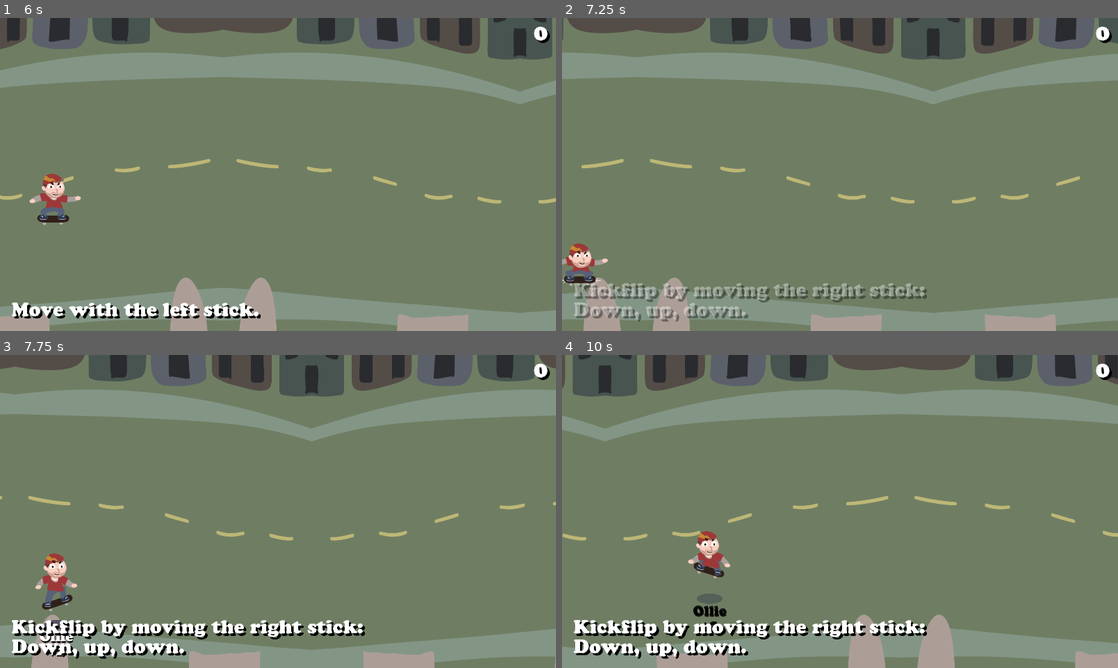
Above: before the commit, frames 1-4 (two rows, left to right).
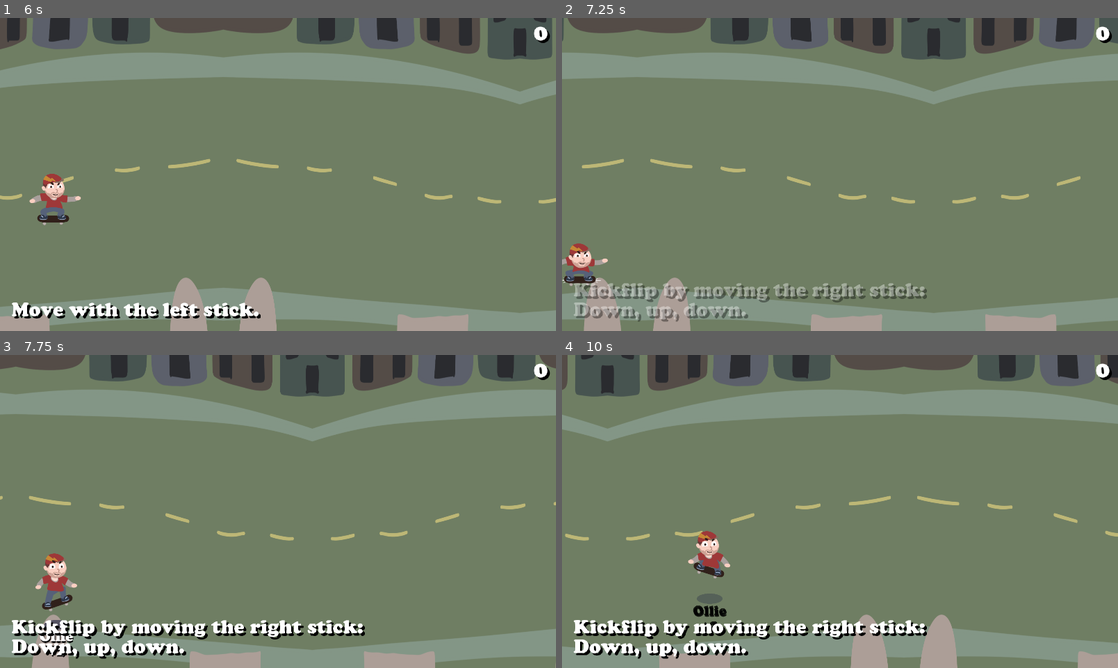
Above: after the commit, the same moments.

Repository: proximadams/The-Radical-Adventures-of-Chris-Pointon
Game: Godot game, scene res://scenes/TitleScreen.tscn
Same seed, same stepped clock (60 frames per second), same inputs: the game is played once before the commit and once after it.
Inputs (mouse positions are in pixels of both pictures, inside the frame that each line leads up to):
- Up to frame 1 (6 s): move the mouse to (400, 158) at 0.52 s; hold D (move_right) 0.53-1.25 s; hold Down (shift_crouch) 0.53-1.25 s; tap Up (shift_jump) at 0.77, 2.27, 4.52, 5.27 s; click "Start" at 1.25 s; move the mouse to (166, 190) at 2.02 s; hold S (move_down) 2.03-2.78 s; tap Down (shift_crouch) at 2.1, 4.35, 5.85 s; move the mouse to (333, 105) at 2.77 s; hold D (move_right) 2.78-3.5 s; hold Down (shift_crouch) 2.78-3.5 s; click "Yes" at 3.5 s; move the mouse to (250, 237) at 4.27 s; hold W (move_up) 4.28-5.03 s; tap Enter at 5 s; move the mouse to (444, 221) at 5.02 s; hold Down (shift_crouch) 5.03-5.78 s; hold A (move_left) from 5.03 s (still down); move the mouse to (111, 127) at 5.77 s
- Up to frame 2 (7.25 s): tap Up (shift_jump) at 6.02 s; move the mouse to (867, 174) at 6.52 s; release A (move_left) at 6.53 s; hold S (move_down) from 6.53 s (still down); hold Down (shift_crouch) from 6.53 s (still down)
- Up to frame 3 (7.75 s): move the mouse to (194, 433) at 7.27 s; release S (move_down) at 7.28 s; release Down (shift_crouch) at 7.28 s; hold D (move_right) from 7.28 s (still down); tap Down (shift_crouch) at 7.35 s; tap Up (shift_jump) at 7.52 s
- Up to frame 4 (10 s): move the mouse to (962, 495) at 8.02 s; release D (move_right) at 8.03 s; hold W (move_up) 8.03-8.78 s; hold Down (shift_crouch) 8.03-8.78 s; tap Up (shift_jump) at 8.27, 9.02 s; move the mouse to (728, 527) at 8.77 s; hold D (move_right) 8.78-9.53 s; tap Down (shift_crouch) at 8.85 s; move the mouse to (895, 442) at 9.52 s; hold S (move_down) from 9.53 s (still down); hold Down (shift_crouch) from 9.53 s (still down)

Frame 1 is identical in both runs. In frame 2, 0.2% of the frame differs, in the area x 0-97%, y 0-100%; in frame 3, 0.4%; in frame 4, 1.8%, in the area x 0-100%, y 0-100%.

Commit message:
good leaderboard working

Diff:
--- a/code/LeaderBoard.gd
+++ b/code/LeaderBoard.gd
@@ -38,6 +38,7 @@
 		container.add_child(entryInst)
 		entryInst.set_info(currObj.name, currObj.points)
 		entryInst.set_place(currPlace)
+		entryInst.set_is_new(false)
 		currPlace += 1
 
 func _get_player_data():
@@ -65,11 +66,15 @@
 	return result
 
 func _update_player_in_leaderboard(totalPoints: int) -> void:
-	if _get_player_points_data() < totalPoints:
-		var playerObjIndex = _get_player_data_index()
+	var playerObjIndex = _get_player_data_index()
+	var playerEntry = container.get_child(playerObjIndex)
+	var hasBeatOldHighScore : bool = (_get_player_points_data() < totalPoints)
+
+	playerEntry.set_is_new(hasBeatOldHighScore)
+
+	if hasBeatOldHighScore:
 		var playerObj = data[playerObjIndex]
 		if playerObjIndex != -1:
-			var playerEntry = container.get_child(playerObjIndex)
 			var newIndex = playerObjIndex -1
 			playerObj.points = totalPoints
 			playerEntry.set_info('YOU', totalPoints)
--- a/code/LeaderBoardEntry.gd
+++ b/code/LeaderBoardEntry.gd
@@ -27,3 +27,6 @@
 	if 10 < place % 100 and place % 100 < 20:
 		suffix = 'th'
 	$Label.text = str(place) + suffix + ':  ' + $Label.text
+
+func set_is_new(value: bool) -> void:
+	$New.visible = value
--- a/code/Level.gd
+++ b/code/Level.gd
@@ -49,8 +49,8 @@
 				animInstructions.play('begin')
 
 func _increase_points(points: int) -> void:
-	environment.increase_max_speed(points)
 	if (instructionsState == GRIND or instructionsState == FINISHED):
+		environment.increase_max_speed(points)
 		score.show_new_points(points)
 		player.refresh_player_speed(environment.anim.playback_speed)
 
--- a/scenes/LeaderBoardEntry.tscn
+++ b/scenes/LeaderBoardEntry.tscn
@@ -18,3 +18,11 @@
 theme = ExtResource( 2 )
 custom_fonts/font = SubResource( 1 )
 text = "#1:  12,035 points     Lucky"
+
+[node name="New" type="Label" parent="."]
+margin_left = 584.0
+margin_top = 16.0
+margin_right = 675.0
+margin_bottom = 49.0
+theme = ExtResource( 2 )
+text = "New!"
